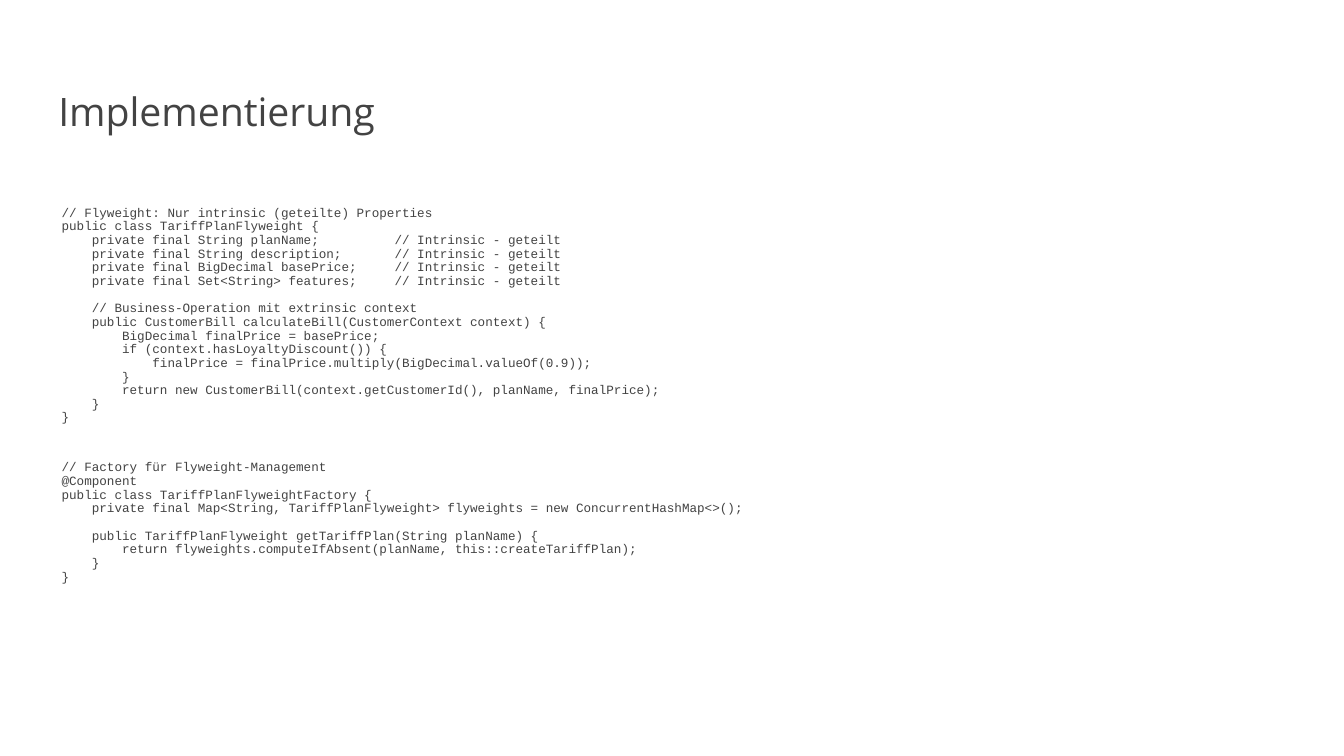
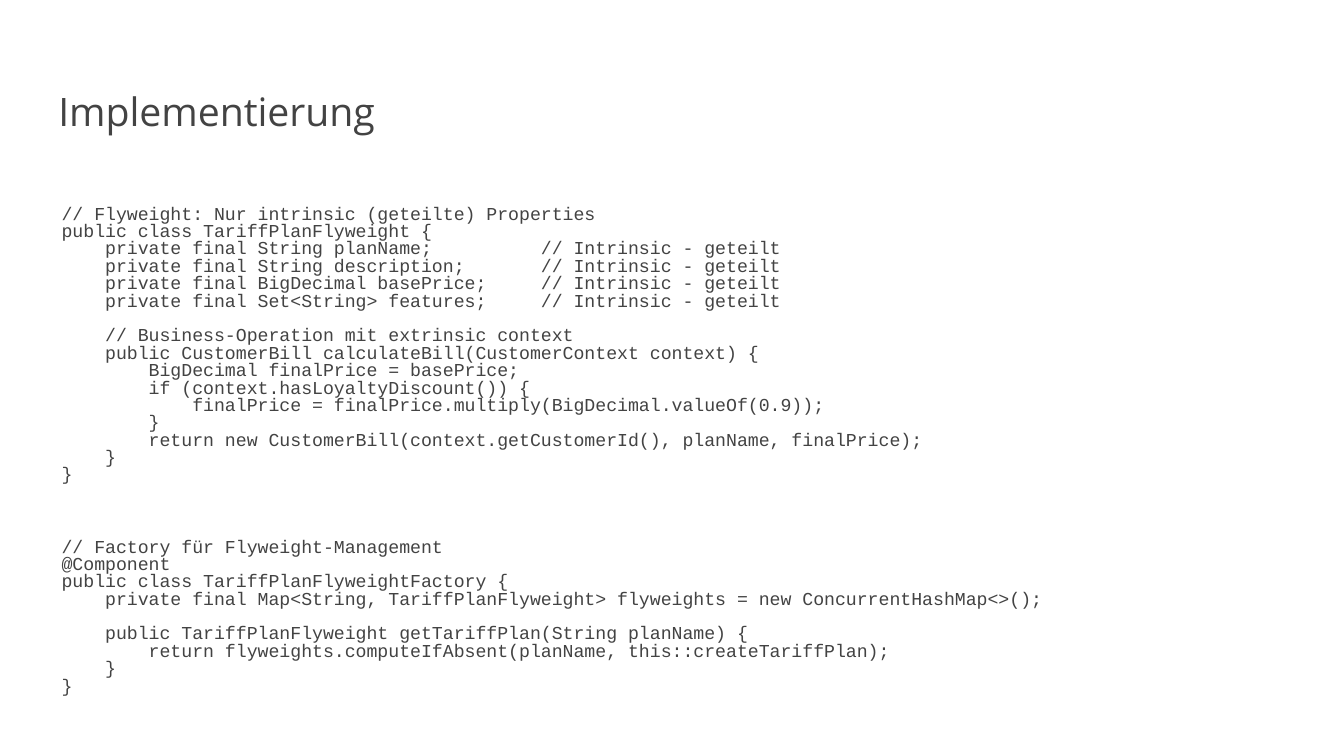
Before and after one commit to vanillacore-net/september-2025-telekom-training, a slide deck: slide 26 of presentations/powerpoint/block2-presentation.pptx. Drawn at 1344x756 pixels with LibreOffice and Linux fonts; fonts in the diff are those of the drawing; background and template pictures are left out. Boxes give left, top, right and bottom in pixels: in the first picture for what was removed or moved away, otherwise in the second. Text is boxed around its words. In the diff, an @@ line names an element or a change of style, - is before the commit and + after.

```diff
--- a/presentations/powerpoint/block2-presentation.pptx
+++ b/presentations/powerpoint/block2-presentation.pptx
@@ text "// Flyweight: Nur intrinsic (geteilte) ..." at <box>62,207,1042,661</box>: size 9 to 12.9 pt; line spacing 0.9 to 0.8 @@
```
Also in this commit, not shown: 2 other slides changed, 12 other files.
